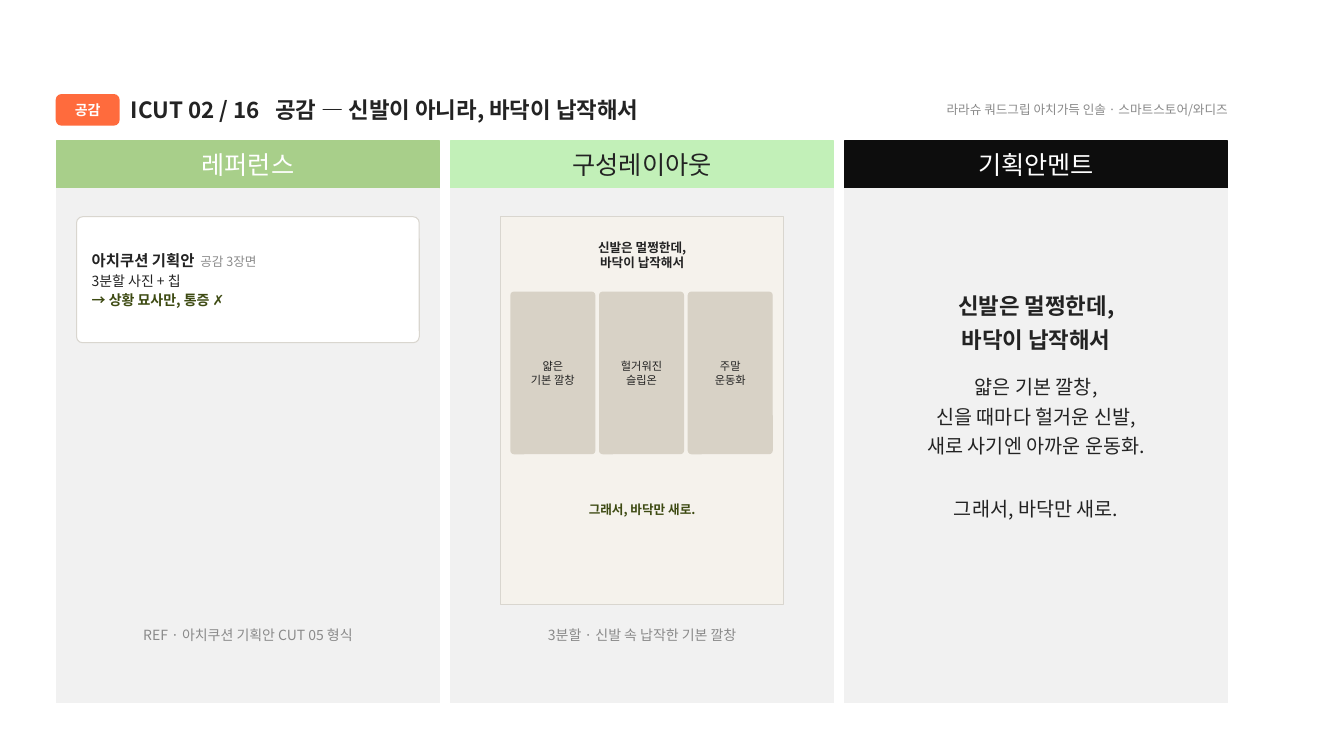
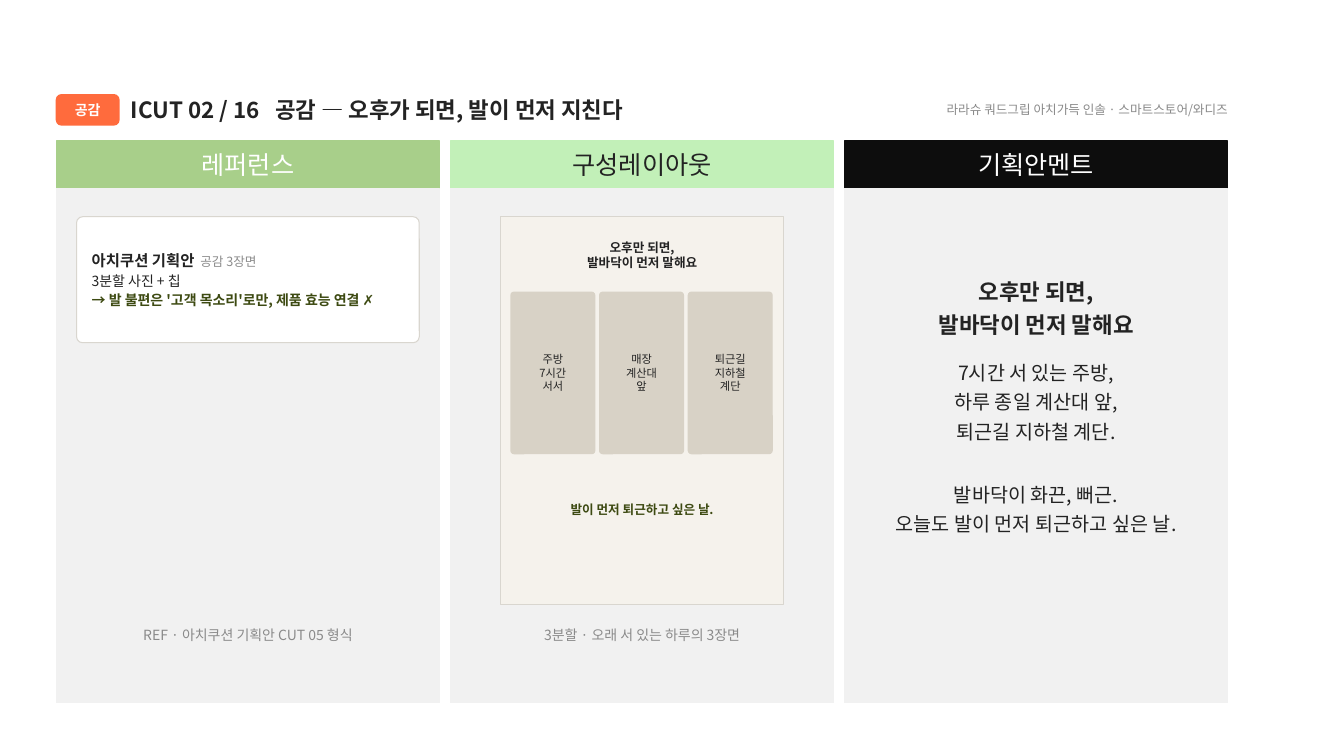
Before and after one commit to ydcompany89/harness-system, a slide deck: slide 6 of launch/rs/design/detail-handoff/rs-insole-detail-v2.pptx. Drawn at 1344x756 pixels with LibreOffice and Linux fonts; fonts in the diff are those of the drawing. Boxes give left, top, right and bottom in pixels: in the first picture for what was removed or moved away, otherwise in the second. Text is boxed around its words. In the diff, an @@ line names an element or a change of style, - is before the commit and + after.

```diff
--- a/launch/rs/design/detail-handoff/rs-insole-detail-v2.pptx
+++ b/launch/rs/design/detail-handoff/rs-insole-detail-v2.pptx
@@ text at <box>131,99,623,123</box>: text changed @@
-ICUT 02 / 16 공감 — 신발이 아니라, 바닥이 납작해서
+ICUT 02 / 16 공감 — 오후가 되면, 발이 먼저 지친다
@@ text at <box>587,241,697,268</box>: text changed @@
-신발은 멀쩡한데,
-바닥이 납작해서
+오후만 되면,
+발바닥이 먼저 말해요
@@ text at <box>109,293,360,308</box>: text changed @@
-→ 상황 묘사만, 통증 ✗
+→ 발 불편은 '고객 목소리'로만, 제품 효능 연결 ✗
@@ text at <box>896,281,1177,533</box>: text changed @@
-신발은 멀쩡한데,
-바닥이 납작해서
-얇은 기본 깔창,
-신을 때마다 헐거운 신발,
-새로 사기엔 아까운 운동화.
-그래서, 바닥만 새로.
+오후만 되면,
+발바닥이 먼저 말해요
+7시간 서 있는 주방,
+하루 종일 계산대 앞,
+퇴근길 지하철 계단.
+발바닥이 화끈, 뻐근.
+오늘도 발이 먼저 퇴근하고 싶은 날.
@@ text at <box>539,354,566,391</box>: text changed @@
-얇은
-기본 깔창
+주방
+7시간
+서서
@@ text at <box>626,353,657,391</box>: text changed @@
-헐거워진
-슬립온
+매장
+계산대
+앞
@@ text at <box>715,354,746,391</box>: text changed @@
-주말
-운동화
+퇴근길
+지하철
+계단
@@ text at <box>571,503,713,515</box>: text changed @@
-그래서, 바닥만 새로.
+발이 먼저 퇴근하고 싶은 날.
@@ text at <box>544,628,740,641</box>: text changed @@
-3분할 · 신발 속 납작한 기본 깔창
+3분할 · 오래 서 있는 하루의 3장면
```
Also in this commit, not shown: 1 other slide changed, 2 other files.
